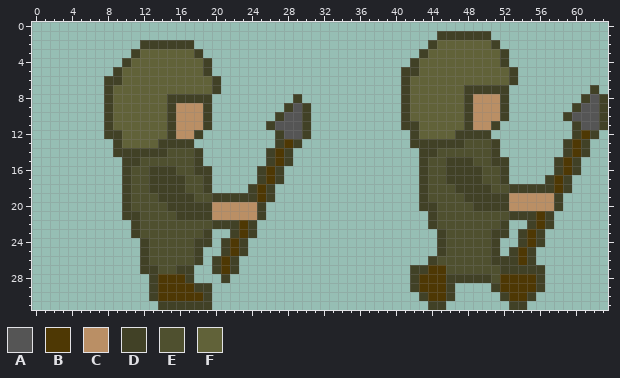
Pixel-art sprite: res/enemy_soldier.png. The first picture shows the starting point.
The file is 64x32 pixels. Colours within 5 levels of each other are drawn and written as one.
Palette (. is transparent): A #555555  B #4e3804  C #ba8f65  D #414126  E #4f502f  F #616239
Pixels before, first column x 8:
 1 .....................................DDDDDD.............
 2 ....DDDDDD..........................DFFFFFFD............
 3 ...DFFFFFFD........................DFFFFFFFFD...........
 4 ..DFFFFFFFFD......................DFFFFFFFFFD...........
 5 .DFFFFFFFFFD.....................DDFFFFFFFFFFD..........
 6 DDFFFFFFFFFFD....................DFFFFFFFFFFFD..........
 7 DFFFFFFFFFFFD....................DFFFFFFDDDDD.........D.
 8 DFFFFFFDDDDD.........D...........DFFFFFFDCCCD........DAD
 9 DFFFFFFDCCCD........DAD..........DFFFFFFDCCCD.......DAAD
10 DFFFFFFDCCCD.......DAAD..........DFFFFFFDCCCD......DAAAD
11 DFFFFFFDCCCD......DAAAD..........DDFFFFFDCCD........DAAD
12 DDFFFFFDCCD........DAAD...........DFFFFDDDD.........DBD.
13 .DFFFFDDDD.........DBD............DDDDDDEEED.......DBD..
14 .DDDDDDEEED.......DBD..............DDEEEEEED.......DBD..
15 ..DDEEEEEED.......DBD..............DEEDDDEEDD.....DBD...
16 ..DEEDDDEEDD.....DBD...............DEEDDDDEED.....DBD...
17 ..DEEDDDDEED.....DBD...............DEEDDDDEED....DBD....
18 ..DEEDDDDEED....DBD................DEEEDDDDEEDDDDDBD....
19 ..DEEEDDDDEEDDDDDBD................DEEEEDDDDDCCCCCD.....
20 ..DEEEEDDDDDCCCCCD.................DDEEEEDDDDCCCCCD.....
21 ..DDEEEEDDDDCCCCCD..................DEEEEEEEEDDDBD......
22 ...DEEEEEEEEDDDBD...................DEEEEEEED..DBD......
23 ...DEEEEEEED..DBD....................DEEEEEDD.DBD.......
24 ....DEEEEEDD.DBD.....................DEEEEED..DBD.......
25 ....DEEEEED..DBD.....................DEEEEED.DBD........
26 ....DEEEEED.DBD.....................DEEEEEEDDDBD........
27 ....DDEEDD..DBD...................DDBBEEEEEEDDDDD.......
28 .....DBBBD...D....................DBBBDDDDDEBBBBD.......
29 .....DBBBBDD......................DBBBD....DBBBBD.......
30 .....DBBBBBD.......................DBBD.....DBBD........
31 ......DDDDDD........................DD.......DD.........
And afterwards:
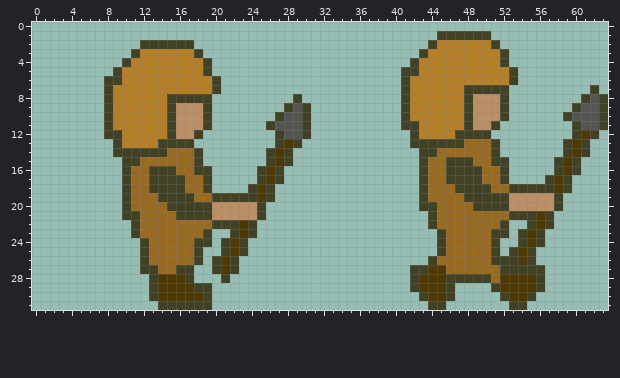
Difference:
Colour E changes from #4f502f to #996b22.
Colour F changes from #616239 to #b57e28.
Changed places in both pictures, as pixel boxes (x1, y1, x2, y2):
changed: (410, 40, 509, 283)
changed: (113, 49, 212, 274)
